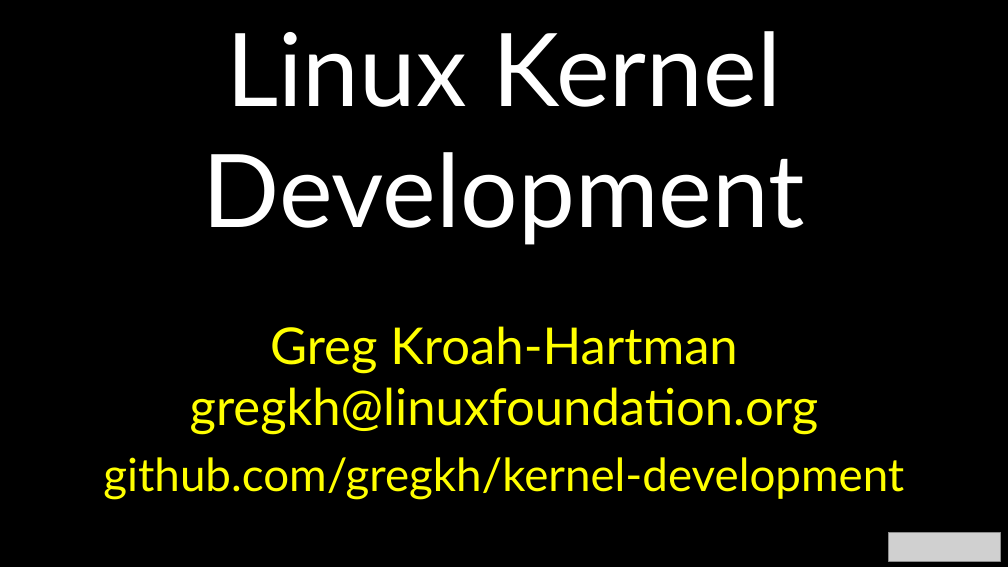
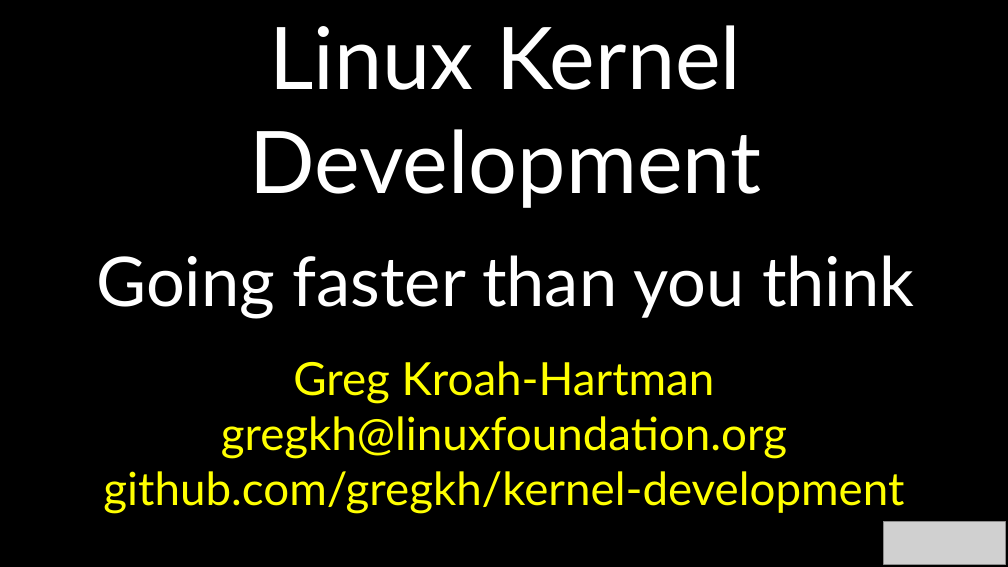
Before and after one commit to gregkh/kernel-development, a slide deck: slide 1 of kernel-development-16x9.odp. Drawn at 1008x567 pixels with LibreOffice and Linux fonts; fonts in the diff are those of the drawing; grey boxes stand for pictures. Boxes give left, top, right and bottom in pixels: in the first picture for what was removed or moved away, otherwise in the second. Text is boxed around its words. In the diff, an @@ line names an element or a change of style, - is before the commit and + after.

```diff
--- a/kernel-development-16x9.odp
+++ b/kernel-development-16x9.odp
@@ text at <box>250,25,761,208</box>: size 80 to 68 pt in "Linux Kernel Development" @@
@@ text at <box>96,255,914,319</box>: paragraph added @@
+Going faster than you think
@@ text removed at <box>190,326,819,435</box> @@
-Greg Kroah-Hartman
-gregkh@linuxfoundation.org
@@ text "Greg Kroah-Hartman": place and size @@
-text "Greg Kroah-Hartman" at <box>103,457,904,500</box>
+text "Greg Kroah-Hartman" at <box>103,361,904,514</box>
@@ text at <box>221,361,787,459</box>: paragraphs added @@
+Greg Kroah-Hartman
+gregkh@linuxfoundation.org
@@ picture: place and size @@
-picture at <box>889,532,1001,562</box>
+picture at <box>885,522,1006,565</box>
```
Also in this commit, not shown: 7 other slides changed, 1 other file.
